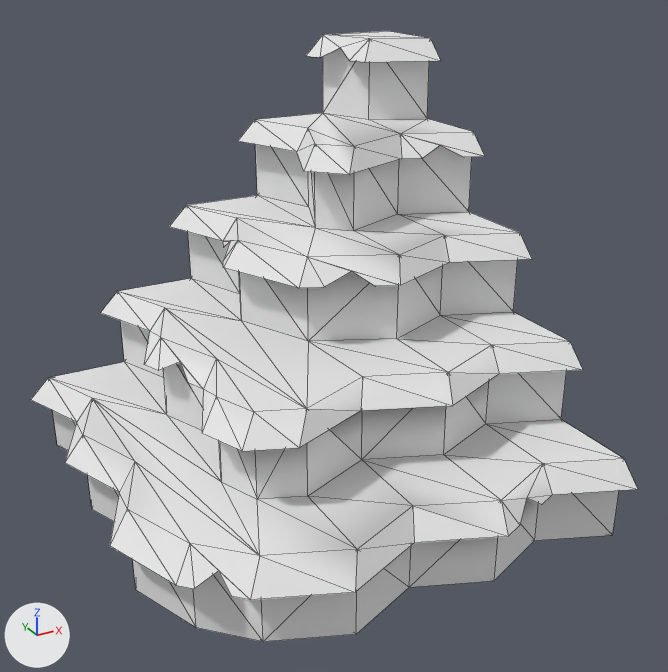
What one commit did to the OBJ model DynamicLab/Assets/Nature Kit/Models/OBJ format/cliff_stepsCorner_rock.obj.
The view is the same before and after, from a 50 mm lens placed at (-0.886, -1.717, 1.25), pointed at (0.014, -0.081, 0.431). The lights are fixed; the arrows at lower left show +X, +Y and +Z. The first picture is the older version. Mesh edges are drawn as thin lines. Where no turn or scale is listed for an object, it has been applied to the vertices.

In view in the first picture: 'cliff_stepsCorner_rock'.
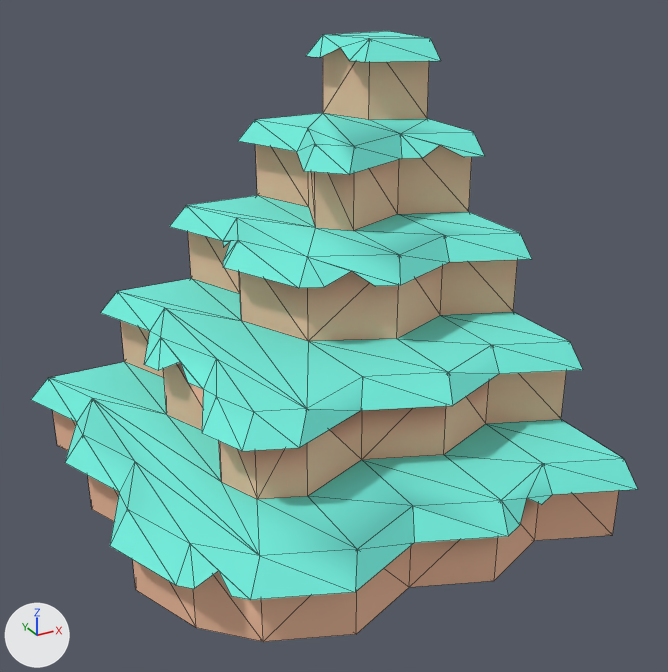
What changed in the scene script:
```text
Change mat_dirt:
    mat_dirt.base_color: (0.8, 0.8, 0.8) -> (0.886, 0.514, 0.341)  # white #e7e7e7 -> beige #f2be9e
Change mat_grass:
    mat_grass.base_color: (0.8, 0.8, 0.8) -> (0.173, 0.847, 0.722)  # white #e7e7e7 -> cyan #73eddd
```

Boxes [x1, y1, x2, y2] around the edits, measured in the pictures (668 x 672 px):
'cliff_stepsCorner_rock', recoloured
    both: [31, 31, 637, 642]
